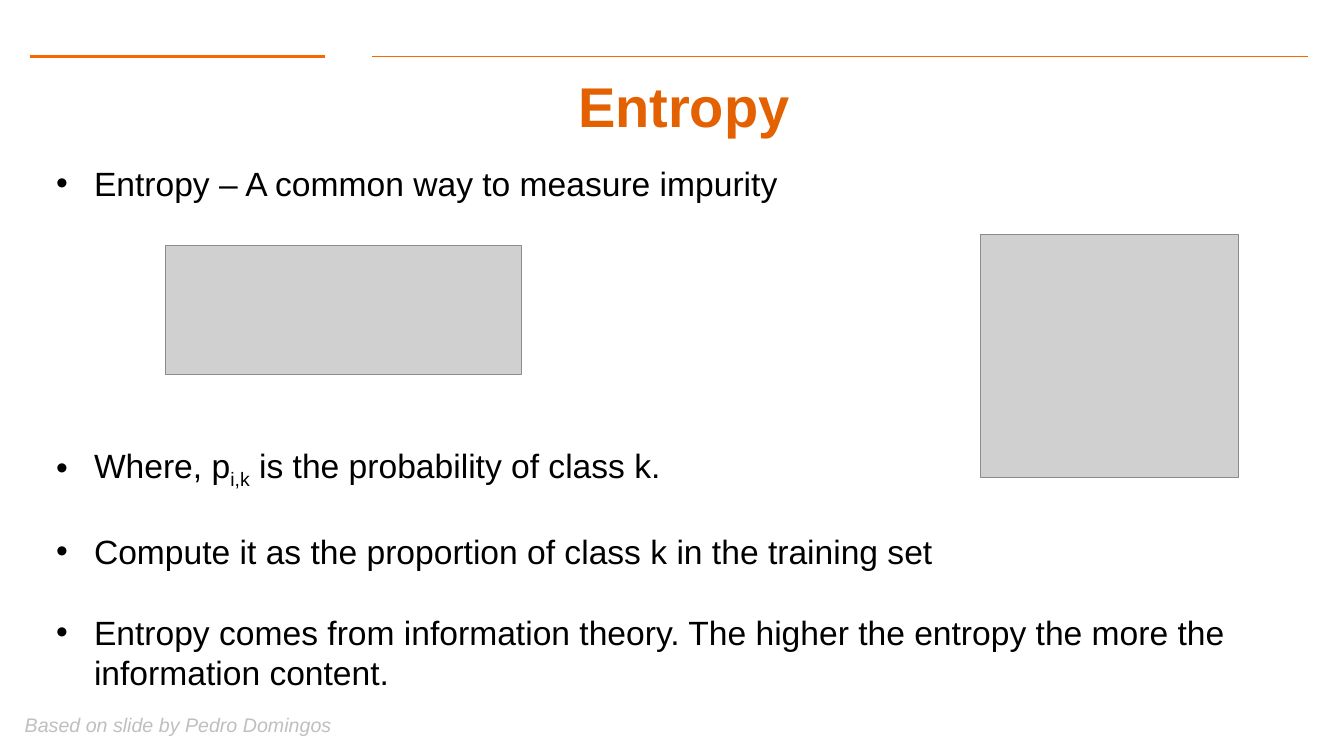
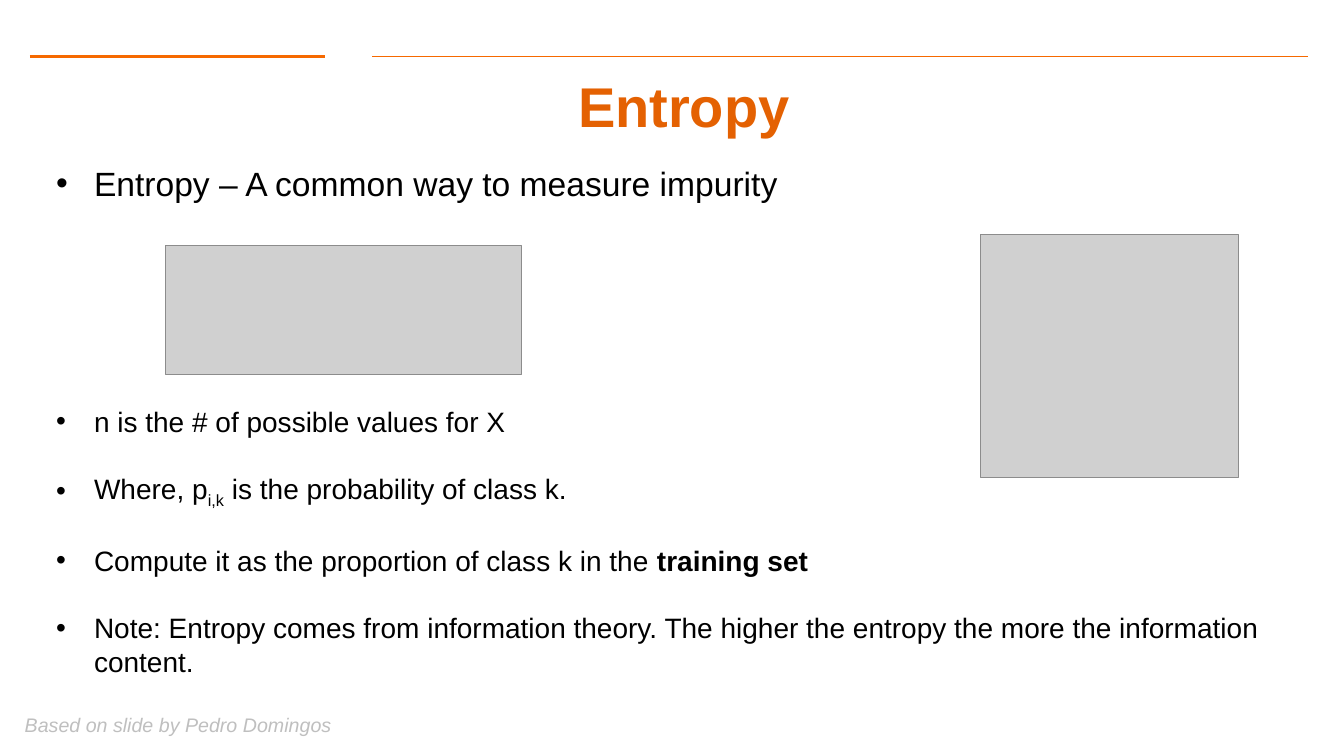
Before and after one commit to aiforsec/RIT-DSCI-633-FDS, a slide deck: slide 36 of Syllabus/Lecture06/Lec06.pptx (slide 34 before the commit). Drawn at 1344x756 pixels with LibreOffice and Linux fonts; fonts in the diff are those of the drawing; grey boxes stand for pictures; background and template pictures are left out. Boxes give left, top, right and bottom in pixels: in the first picture for what was removed or moved away, otherwise in the second. Text is boxed around its words. In the diff, an @@ line names an element or a change of style, - is before the commit and + after.

```diff
--- a/Syllabus/Lecture06/Lec06.pptx
+++ b/Syllabus/Lecture06/Lec06.pptx
@@ text at [94,411,505,437]: paragraph added @@
+• n is the # of possible values for X
@@ text at [94,478,807,576]: size 24 to 20 pt in "Where, pi,k is the probability of class ...", "Compute it as the proportion of class ..."; bold on in "training set" @@
@@ text at [94,617,1258,673]: text changed; size 24 to 20 pt @@
-• Entropy comes from information theory. The higher the entropy the more the information content.
+• Note: Entropy comes from information theory. The higher the entropy the more the information content.
```
Also in this commit, not shown: 10 other slides changed, 2 slides added, 1 other file.
